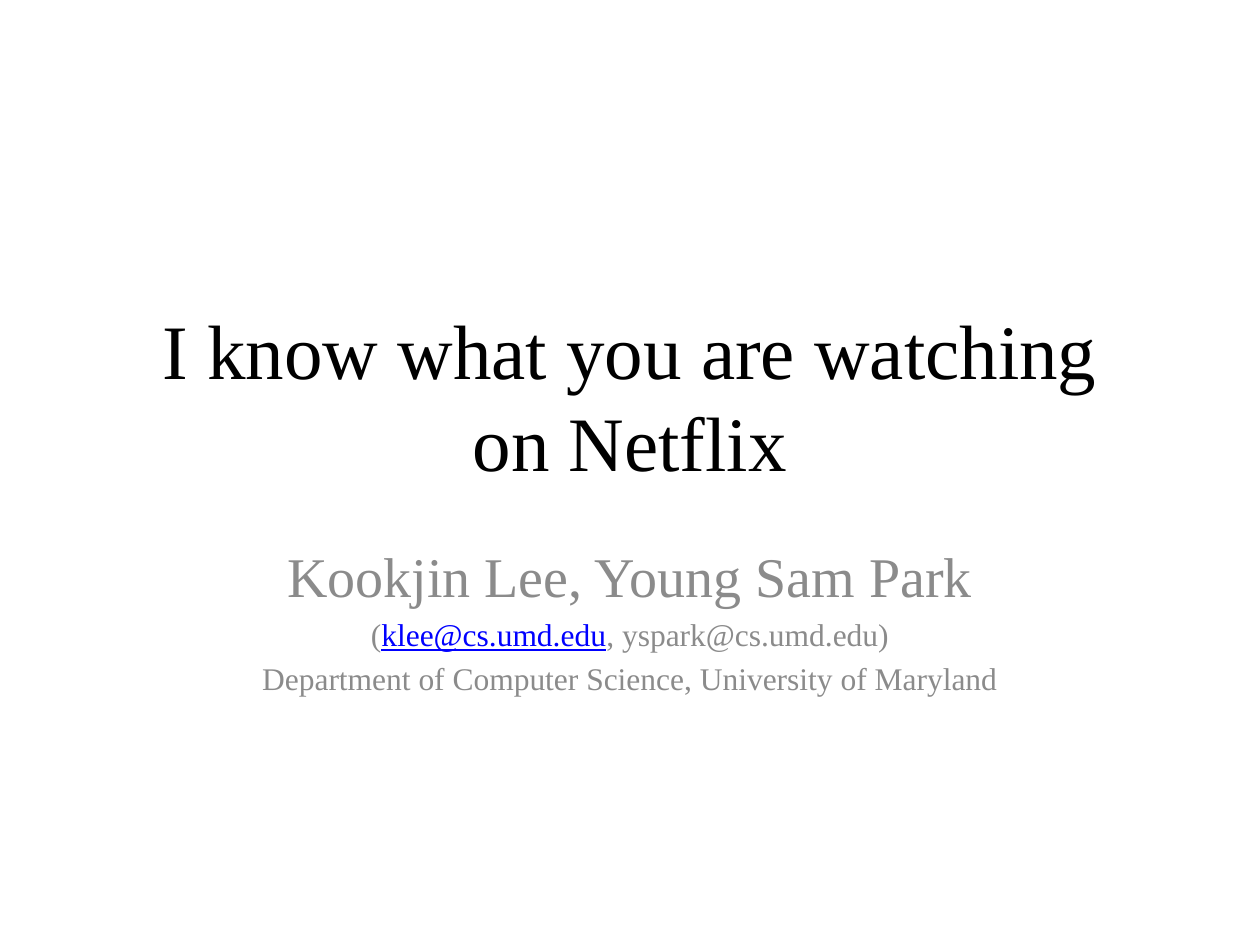
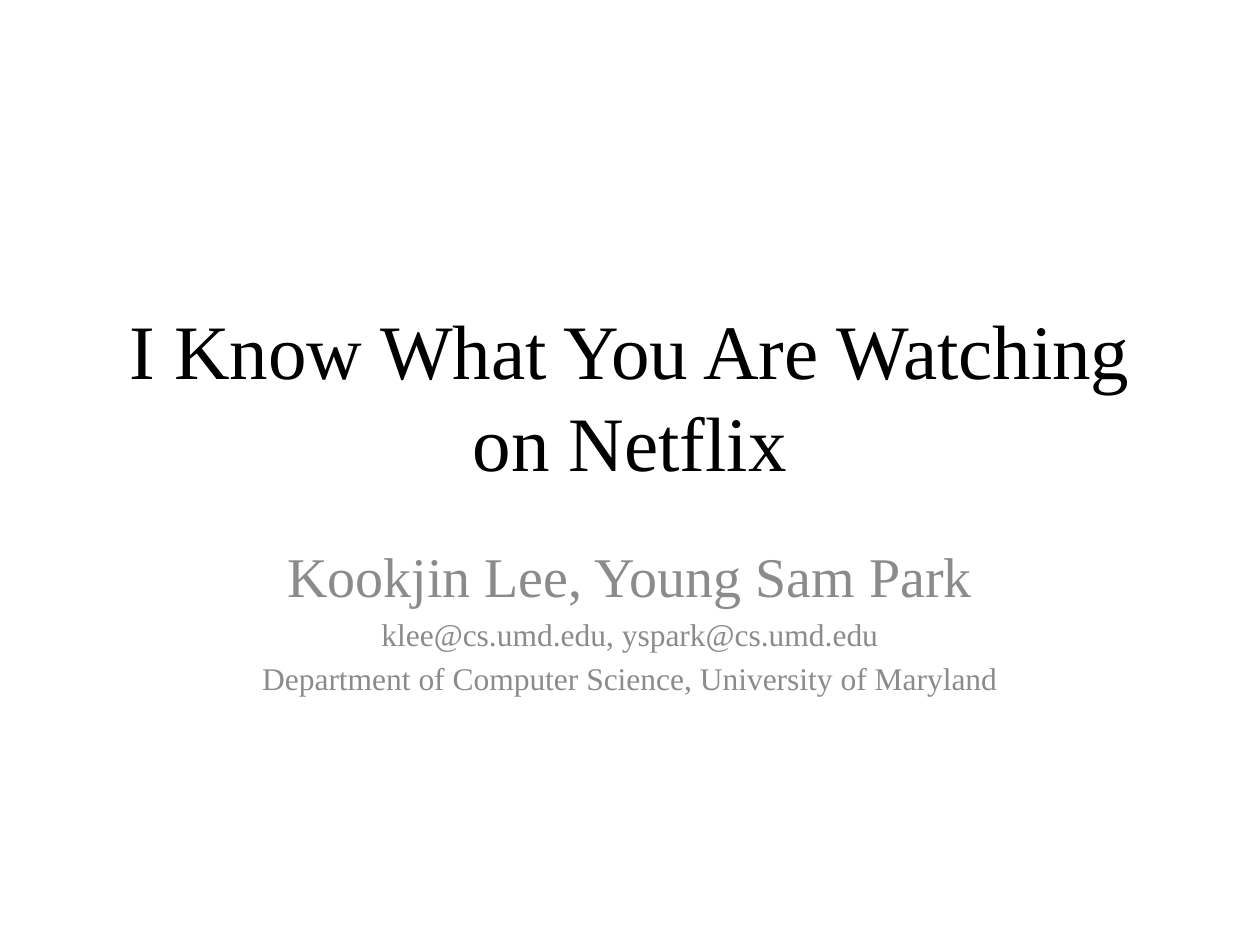
Before and after one commit to yspark/2012Fall-818J, a slide deck: slide 1 of presentation/netflix_yspark.pptx. Drawn at 1260x945 pixels with LibreOffice and Linux fonts; fonts in the diff are those of the drawing. Boxes give left, top, right and bottom in pixels: in the first picture for what was removed or moved away, otherwise in the second. Text is boxed around its words. In the diff, an @@ line names an element or a change of style, - is before the commit and + after.

```diff
--- a/presentation/netflix_yspark.pptx
+++ b/presentation/netflix_yspark.pptx
@@ title at <box>129,325,1129,472</box>: text changed @@
-I know what you are watching
-on Netflix
+I Know What You Are Watching
+on Netflix
@@ subtitle at <box>381,624,878,653</box>: text changed @@
-(klee@cs.umd.edu, yspark@cs.umd.edu)
+klee@cs.umd.edu, yspark@cs.umd.edu
```
Also in this commit, not shown: 5 other slides changed, 11 slides added.
